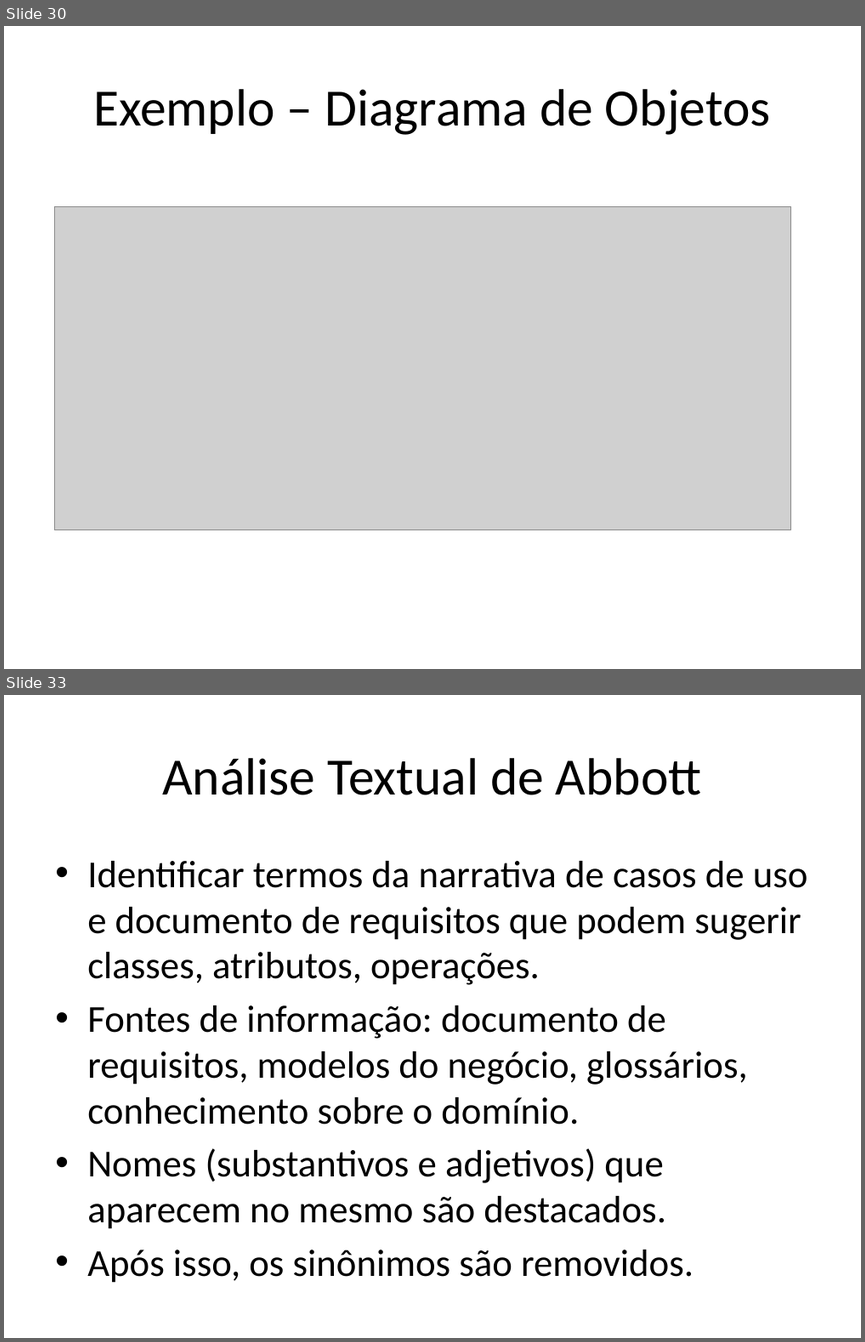
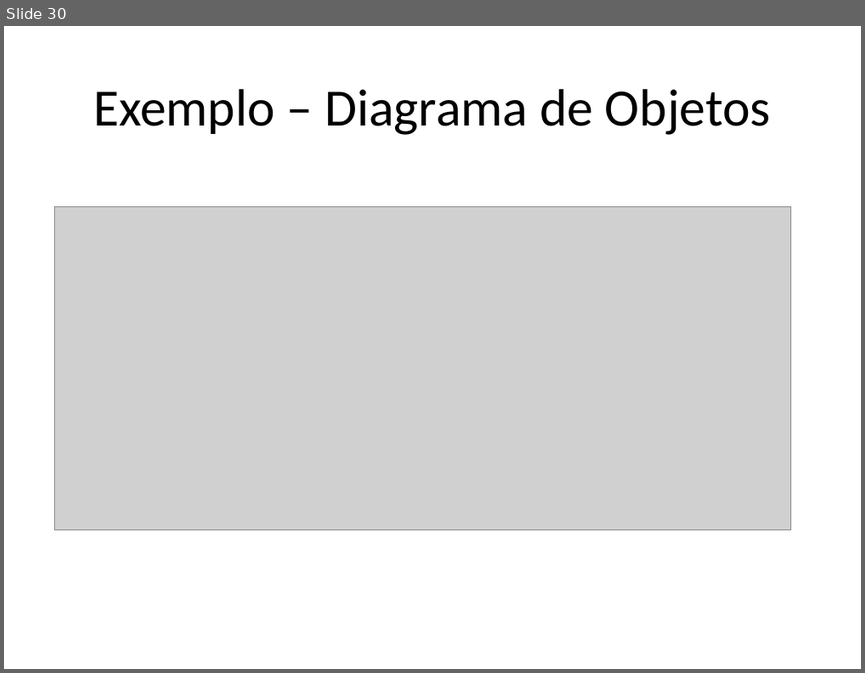
Before and after one commit to eduardocunha11/firstblog, a slide deck: aulas/poo/backes/AulaPython10-Diagrama_de_Classes.pptx. Shown one above the other, each under a label of ours: slides 30 and 33 before the commit, slide 30 after it; the slides between them are not shown. The pictures are 865x1342 and 865x673 pixels, drawn with LibreOffice and Linux fonts; fonts in the diff are those of the drawing; grey boxes stand for pictures. Boxes give left, top, right and bottom in pixels: in the first picture for what was removed or moved away, otherwise in the second. Text is boxed around its words. In the diff, an @@ line names an element or a change of style, - is before the commit and + after.

Commit message:
diagrama de classes UML

```diff
--- a/aulas/poo/backes/AulaPython10-Diagrama_de_Classes.pptx
+++ b/aulas/poo/backes/AulaPython10-Diagrama_de_Classes.pptx
@@ slide 33 removed at (4,695,861,1338), background #FFFFFF @@
@@ title removed at (162,758,702,795) @@
-Análise Textual de Abbott
@@ text removed at (87,861,808,1282) @@
-• Identificar termos da narrativa de casos de uso e documento de requisitos que podem sugerir classes, atributos, operações.
-• Fontes de informação: documento de requisitos, modelos do negócio, glossários, conhecimento sobre o domínio.
-• Nomes (substantivos e adjetivos) que aparecem no mesmo são destacados.
-• Após isso, os sinônimos são removidos.
```
Also in this commit, not shown: 1 slide changed, 55 other slides removed.
